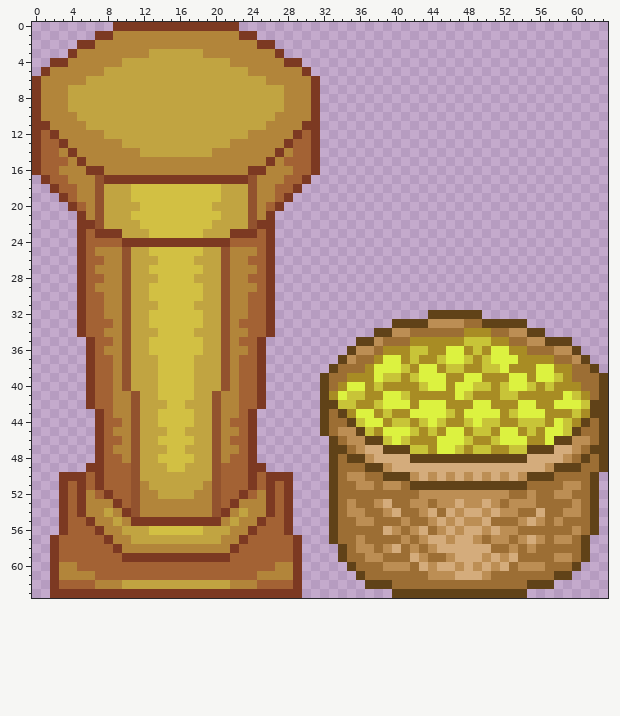
Two states of a pixel-art sprite, res/Themes/Temple/Obstacles.png. Above: the version before the commit.
The file is 64x64 pixels.
The result:
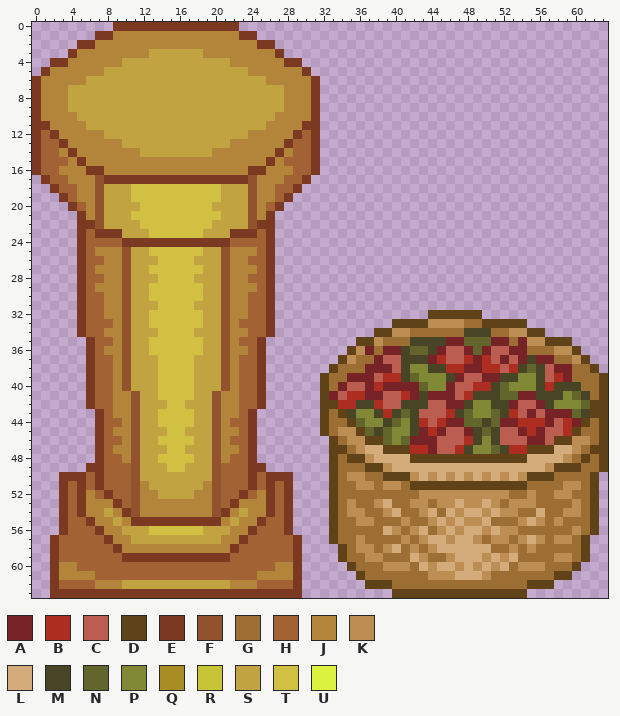
Palette (. is transparent): A #772227  B #ad2e20  C #bc5d51  D #604218  E #7c3922  F #92522e  G #9c6e34  H #a36234  J #b2853a  K #bc8e54  L #d4ac7c  M #474526  N #62662d  P #818937  Q #a88c24  R #c8c438  S #c1a441  T #d2c043  U #dcf240
The author wrote: Update fruit basket graphics
Change:
@@ x 31..63 @@
 33 .........DDDDKKKKGGDDDDD.........
-34 .......DDKKGGGGGGQQQGGKKDD.......
-35 .....DDKGGGQQQQQQRRRQQGGKKDDD....
-36 ....DKKGQQQRRQQUUQRQUUQQGGGKKD...
-37 ...DKGGQUUQRQQRUURQRUUUQQQQGGKD..
-38 ..DGGGQUUURQUUQRRQQRRUQQQUUQQGGD.
-39 .DGGQQQURRQRUUUQQUUQQQUUQUURQGGGD
-40 .DGQUUQRQQQQRUUQUURRQRUURQRQQQGGD
-41 .DQURRQQUURQQQQQURQQQRRQQQQQURQGD
-42 .DDRRQQRUUUQUUUQQQUUQQQUUQQUUURDD
-43 .DGDQUUQRQQUUUURQUUUUQRUUUQQQRQDD
-44 .DGGDRUUQRRQRURQQRURRQQRRRQURQDGD
-45 .DGKKDRQUUURQRQUUQRRQUUQRQUURDGGD
-46 ..DGKKDDRURQQQUUURQQRUUUQQUDDKKGD
-47 ..DDGKLLDDDRRQUURQRRQQRRDDDLLKGDD
+34 .......DDKKGGGGGGMMMGGKKDD.......
+35 .....DDKGGGMMMMAANNNAAGAKKDDD....
+36 ....DKAGAAMNNMACCANACCAAGGGKKD...
+37 ...DKGGACCMMMABCCBABCACAMAAGGKD..
+38 ..DGGGAAACMPPMMBBAABBCBMNMCAAGGD.
+39 .DGGAAACBBMNPPPMACCAAMMPPMCBAGGGD
+40 .DGACCABAAAANPPACCBBMNPPPMBMMMGGD
+41 .DACBBAACCBAMAAACBMMMNNAAMMMPNMGD
+42 .DDBBMMBCCMMMCCAAMPPMMACCAMPPPNDD
+43 .DGDMPPMBMNMCCCBMNPPNMBCACAAANMDD
+44 .DGGDNPPMNPMBCBAANNMNAABBBACBADGD
+45 .DGKKDNMNPPMABACCAMNMCCABACCBDGGD
+46 ..DGKKDDNPNAAACCCBMPMCCCAACDDKKGD
+47 ..DDGKLLDDDBBACCBMPPNMBBDDDLLKGDD
 48 ..DGDDKLLLLDDDDDDDDDDDDDLLLLKGDGD
Pixel boxes of the changes (left, top, right, bottom) in both pictures:
changed: (329, 328, 590, 454)
